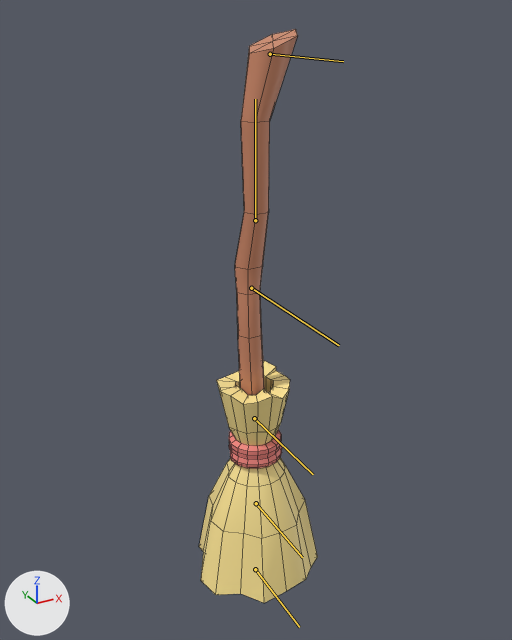
Two versions of the FBX model BrotatoPrototype/Assets/TestForTeam/Mark/NEW! Animation/Weap_Broom_Idle.fbx, one commit apart.
Camera for both pictures: a 50 mm lens placed at (-2.37, -3.89, 1.49), pointed at (0.08, 0.55, -0.73). Lighting does not change. The marker at lower left points along +X, +Y and +Z. Both versions are drawn at frame 22 of the action 'Take 001'; the numbers are the values there. The bones that bend it are drawn over the model as lines. Mesh edges are drawn as thin lines.

In view in the first picture: 'Broom_1'.
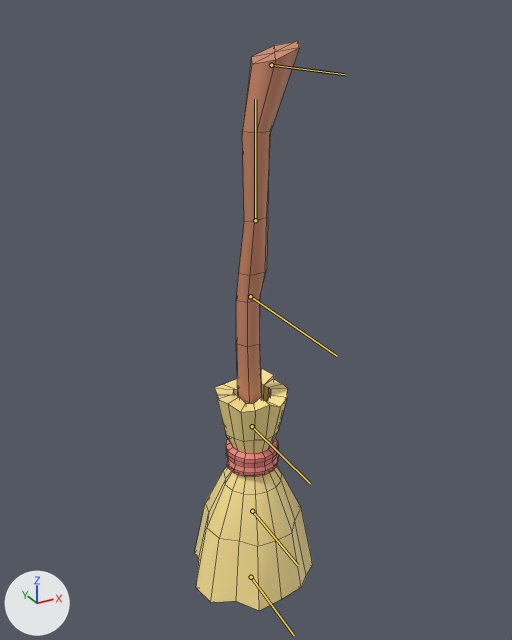
Changed parts and their boxes [x1, y1, x2, y2] in the pictures (512 x 640 px):
'Broom_1', posed: before [199, 29, 318, 603]; after [194, 41, 313, 611]
bone 'joint3', root to tip: before (251, 288) to (339, 345); after (250, 296) to (337, 356)
bone 'joint1', root to tip: before (270, 54) to (343, 61); after (271, 65) to (345, 74)

The change in detail:
Bone 'joint3' (bone_joint3) moves from (0.9, -45.9, -68.6) to (0.0, -52.7, -68.6).
Bone 'joint3' (bone_joint3) turns from (90, 0, 1) to (90, 0, 0) degrees about its own x, y and z.
Bone 'joint1' (bone_joint1) moves from (-1.5, 110.2, 103.5) to (0.0, 103.2, 103.5).
Bone 'joint1' (bone_joint1) turns from (90, 0, 1) to (90, 0, 0) degrees about its own x, y and z.
